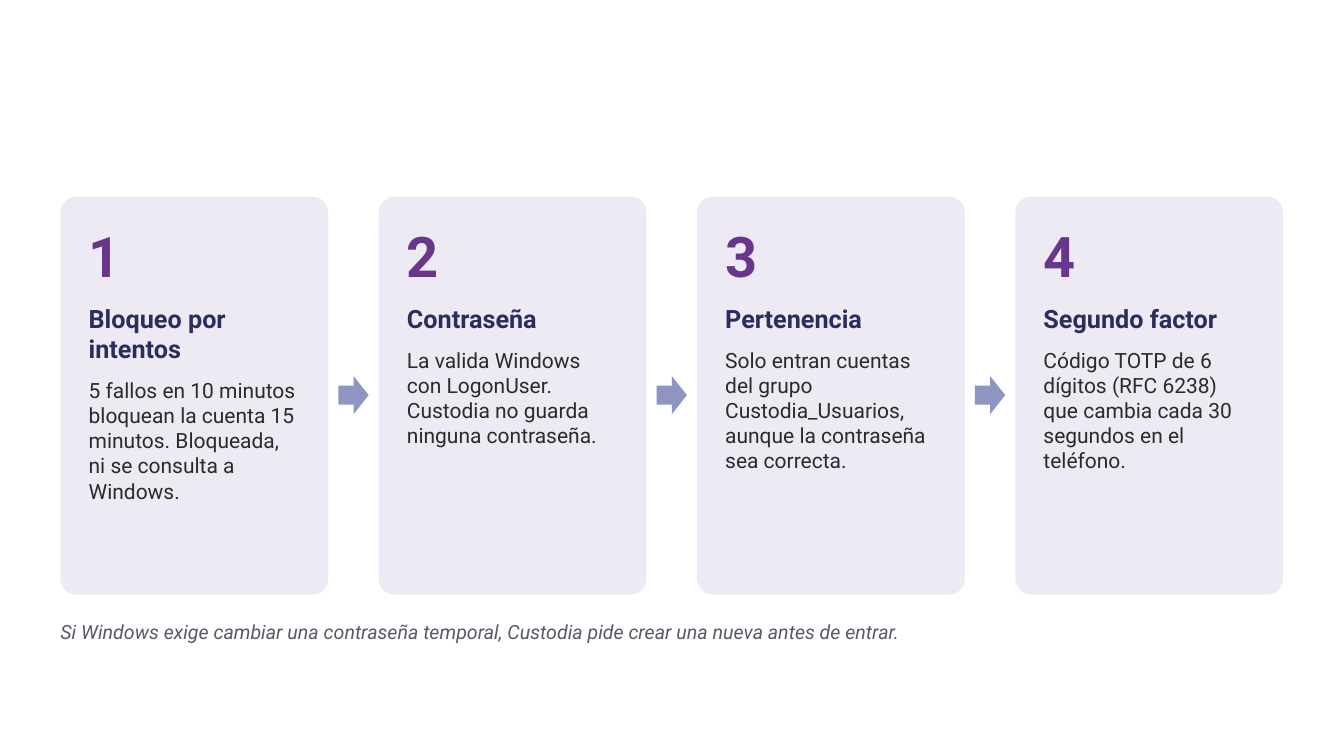
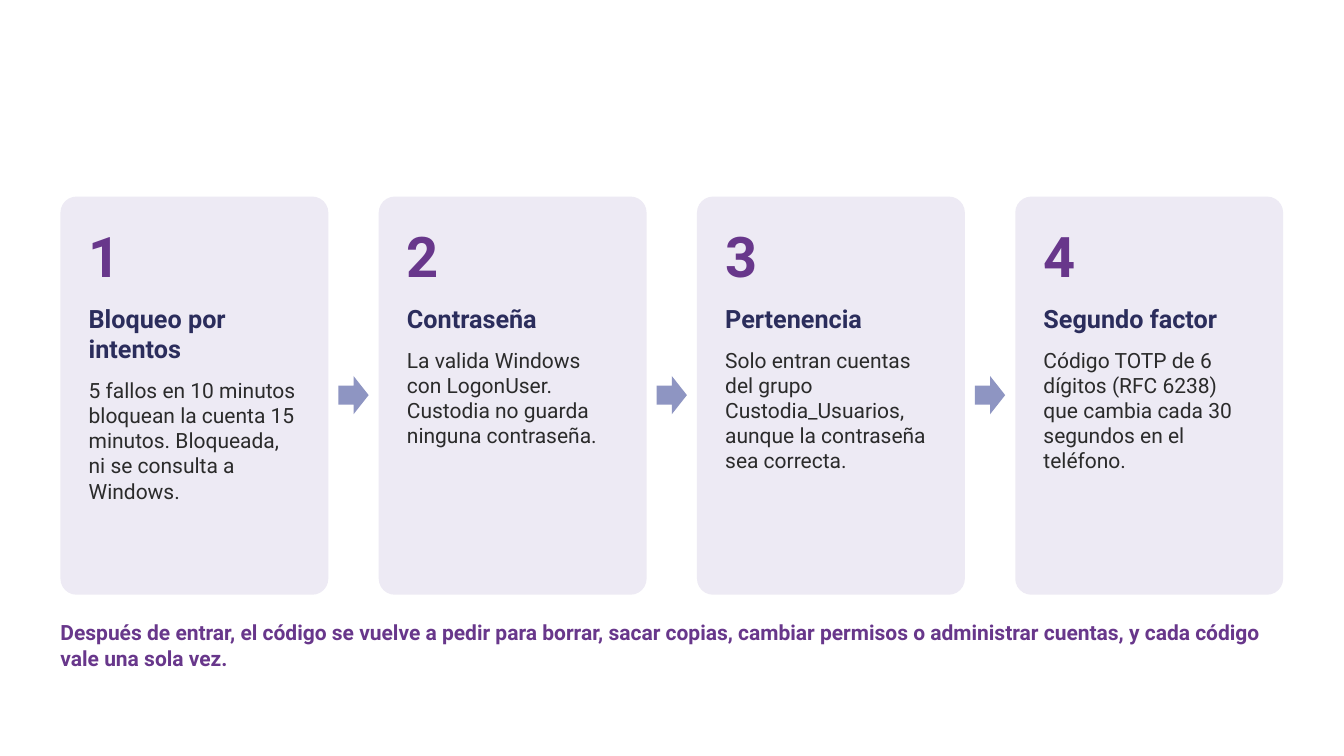
Before and after one commit to yanni2327/custodia, a slide deck: slide 7 of docs/Custodia_charla_TED.pptx (slide 10 before the commit). Drawn at 1344x756 pixels with LibreOffice and Linux fonts; fonts in the diff are those of the drawing; background and template pictures are left out. Boxes give left, top, right and bottom in pixels: in the first picture for what was removed or moved away, otherwise in the second. Text is boxed around its words. In the diff, an @@ line names an element or a change of style, - is before the commit and + after.

```diff
--- a/docs/Custodia_charla_TED.pptx
+++ b/docs/Custodia_charla_TED.pptx
@@ text at <box>60,624,1259,666</box>: text changed; size 14 to 15 pt; text colour #555B66 to #68378B; bold on; italic off @@
-Si Windows exige cambiar una contraseña temporal, Custodia pide crear una nueva antes de entrar.
+Después de entrar, el código se vuelve a pedir para borrar, sacar copias, cambiar permisos o administrar cuentas, y cada código vale una sola vez.
```
Also in this commit, not shown: 1 other slide changed, 7 slides removed.
